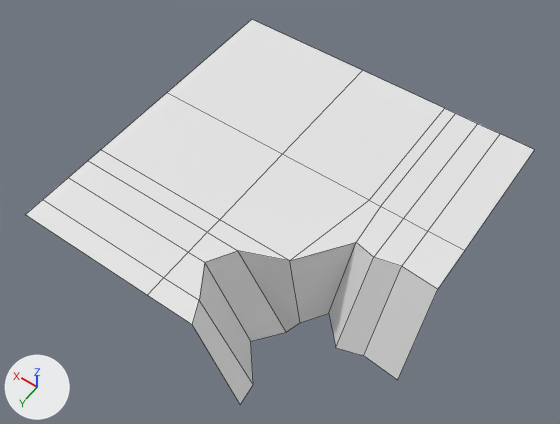
Two versions of the FBX model DuckingBread/Assets/Models/GalapagosGuy/Terrain_corner.fbx, one commit apart.
The view is the same before and after, from a camera (50 mm lens) standing at (-4.98, -0.55, 12.39) and looking at (0.64, -8.42, 0.01). Arrows for +X, +Y and +Z are at lower left; the lights stay in place. Mesh edges are drawn as thin lines.

The scene before the commit, as lines of its bpy script (objects in view):
```python
me_cube_011 = bpy.data.meshes.new('Cube.011')
me_cube_011.from_pydata(...)  # 42 vertices, 28 faces; spans x -3.0..4.0, y -4.0..3.0, z -1.0..1.0
ob_terrain_corner = bpy.data.objects.new('terrain_corner', me_cube_011)
ob_terrain_corner.location = (0.0, -8.0, 0.0)
```
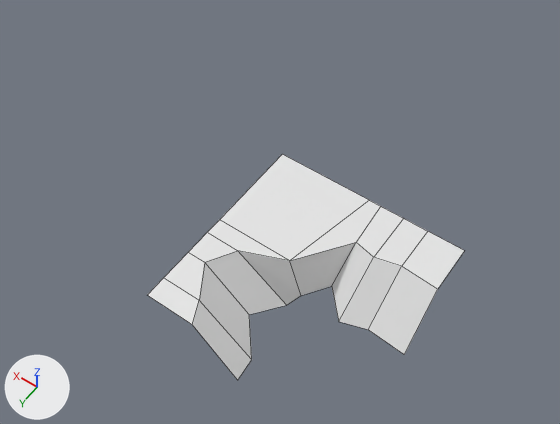
What differs and where, as boxes [x1, y1, x2, y2] in the pictures (560 x 424 px):
'terrain_corner', reshaped (38% narrower, 41% shorter)
    before: [26, 20, 534, 404]
    after: [148, 154, 464, 380]
part 1 of me_cube_011, cut back
    before: [26, 20, 534, 404]
    after: [192, 242, 437, 380]

The change, as a list of edits to the scene's bpy script:
```text
Change me_cube_011:
    used by ob_terrain_corner; location = (0.0, -8.0, 0.0)
    remove me_cube_011.from_pydata(...)  # 42 vertices, 28 faces; spans x -3.0..4.0, y -4.0..3.0, z -1.0..1.0
    add me_cube_011.from_pydata(...)  # 29 vertices, 17 faces; spans x -3.0..1.0, y -1.0..3.0, z 0.0..1.0
    me_cube_011 part 1
    13 vertices are removed from x -3.0..4.0, y -4.0..3.0, z 1.0
    11 faces are deleted
    9 vertices in x -3.0..-0.28, y 0.45..3.0, z -1.0 move by (0.0, 0.0, 1.0)
```
